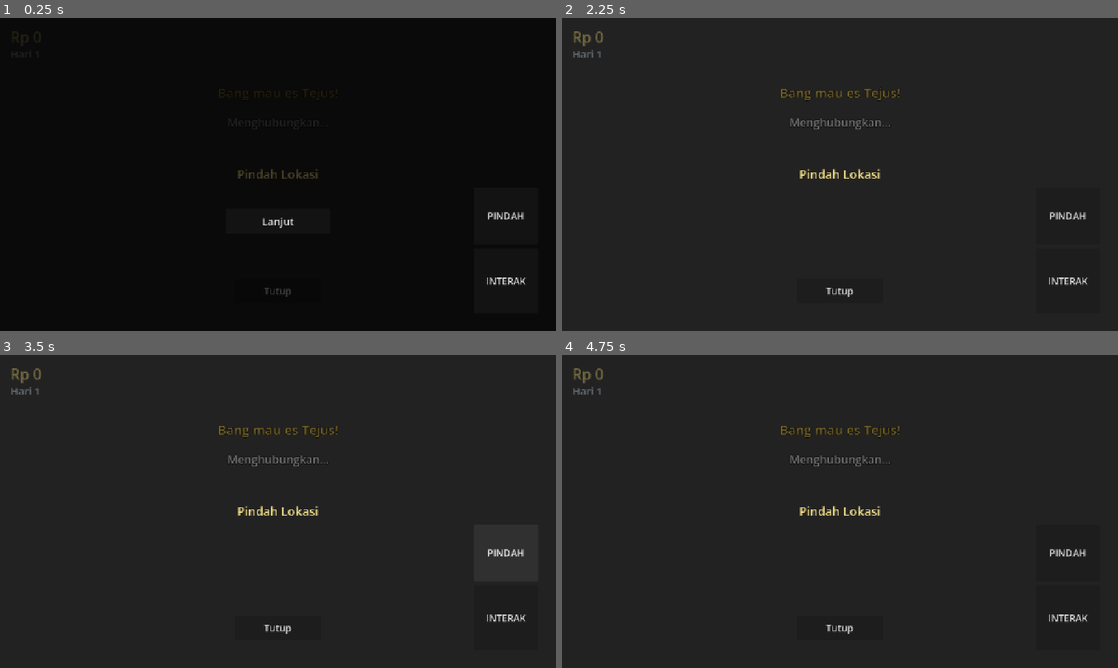
Above: before the commit, frames 1-4 (two rows, left to right).
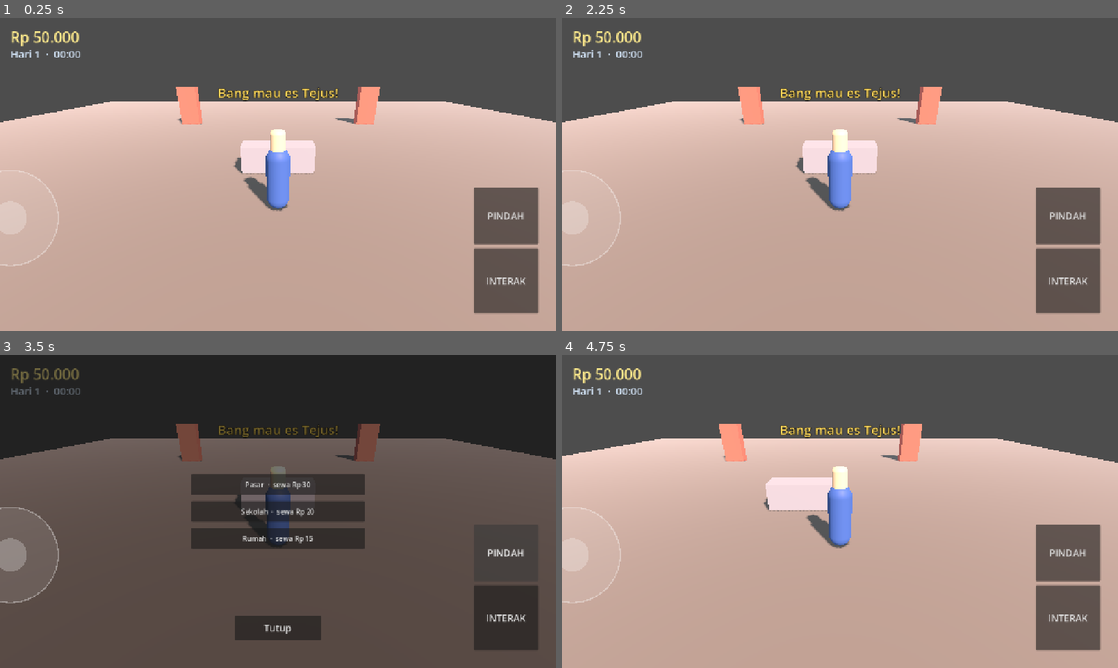
Above: after the commit, the same moments.

Repository: ieu-iz/Es-Cekek
Game: Godot game, scene res://src/Main.tscn
Two runs of this game, one before a commit and one after it. Both use one fixed random seed, a clock stepped at 60 frames per second and the inputs below.
Inputs (mouse positions are in pixels of both pictures, inside the frame that each line leads up to):
- Up to frame 1 (0.25 s): no input
- Up to frame 2 (2.25 s): click (840, 290) at 0.5 s, where only the run before the commit has a clickable "Tutup"; click "INTERAK" at 1.25 s; click (840, 221) at 2 s, where only the run before the commit has a clickable "Lanjut"
- Up to frame 3 (3.5 s): click "PINDAH" at 2.75 s
- Up to frame 4 (4.75 s): click (840, 483) at 3.5 s, where only the run after the commit has a clickable "Pasar · sewa Rp 30"; tap Enter (ui_accept) at 4.25, 4.52 s; move the mouse to (962, 495) at 4.27 s; hold D (move_right, bound only after the commit) from 4.28 s (still down); tap G (add_ice, bound only after the commit) at 4.35 s; click (962, 495) at 4.42 s; tap H (add_straw, bound only after the commit) at 4.55 s

The runs differ from the first frame. In frame 1, 100% of the frame differs, in the area x 0-100%, y 0-100%; in frame 2, 100%; in frame 3, 62%; in frame 4, 100%.
Error before the commit: Parse Error: Expected parameter name. (res://src/autoload/InputSetup.gd:41)

Commit message:
fix: repair autoload wiring, script syntax and scene parsing (vertical slice Tasks 1-4)

Diff:
--- a/project.godot
+++ b/project.godot
@@ -13,12 +13,24 @@
 
 [autoload]
 
-InputSetup = "res://src/autoload/InputSetup.gd"
-Inventory = "res://src/autoload/Inventory.gd"
-LocationManager = "res://src/autoload/LocationManager.gd"
-Economy = "res://src/autoload/Economy.gd"
-TimeOfDay = "res://src/autoload/TimeOfDay.gd"
-UILayer = "res://src/autoload/UILayer.gd"
+; The leading "*" marks the autoload as a GLOBAL IDENTIFIER (singleton), which is
+; what lets other scripts call e.g. `UILayer.show_loading(...)` directly.
+; Without the "*" the node is added to the tree but the name is not in scope.
+;
+; Order matters: Godot registers autoloads in this order, and a script may only
+; reference an autoload registered BEFORE it.
+;   InputSetup      -> no deps
+;   Inventory       -> no deps
+;   TimeOfDay       -> no deps
+;   UILayer         -> no deps
+;   LocationManager -> UILayer
+;   Economy         -> LocationManager, Inventory, UILayer
+InputSetup = "*res://src/autoload/InputSetup.gd"
+Inventory = "*res://src/autoload/Inventory.gd"
+TimeOfDay = "*res://src/autoload/TimeOfDay.gd"
+UILayer = "*res://src/autoload/UILayer.gd"
+LocationManager = "*res://src/autoload/LocationManager.gd"
+Economy = "*res://src/autoload/Economy.gd"
 
 [display]
 
--- a/src/Main.tscn
+++ b/src/Main.tscn
@@ -24,7 +24,7 @@
 script = ExtResource("1_main")
 
 [node name="WorldRoot" type="Node3D" parent="."]
-# LocationManager swaps Location scenes in and out of here.
+; LocationManager swaps Location scenes in and out of here.
 
 [node name="Player" parent="." instance=ExtResource("2_player")]
 transform = Transform3D(1, 0, 0, 0, 1, 0, 0, 0, 1, 0, 0.8, 4)
@@ -32,7 +32,7 @@
 [node name="WorldEnvironment" type="WorldEnvironment" parent="."]
 environment = SubResource("Env_main")
 
-[node name="Sun" type="DirectionalLight3D" parent="."]
+[node name="Sun" type="DirectionalLight3D" parent="." groups=["sun"]]
 transform = Transform3D(0.866025, -0.353553, 0.353553, 0, 0.707107, 0.707107, -0.5, -0.612372, 0.612372, 0, 8, 0)
 light_energy = 1.0
 shadow_enabled = true
--- a/src/autoload/InputSetup.gd
+++ b/src/autoload/InputSetup.gd
@@ -20,25 +20,25 @@
 
 
 func _build() -> void:
-	_bind("move_forward", Key.W, Key.UP)
-	_bind("move_back", Key.S, Key.DOWN)
-	_bind("move_left", Key.A, Key.LEFT)
-	_bind("move_right", Key.D, Key.RIGHT)
-	_bind("interact", Key.E, Key.F)
-	_bind("travel", Key.TAB)
-	_bind("ui_accept", Key.ENTER, Key.KP_ENTER)
+	_bind("move_forward", Key.KEY_W, Key.KEY_UP)
+	_bind("move_back", Key.KEY_S, Key.KEY_DOWN)
+	_bind("move_left", Key.KEY_A, Key.KEY_LEFT)
+	_bind("move_right", Key.KEY_D, Key.KEY_RIGHT)
+	_bind("interact", Key.KEY_E, Key.KEY_F)
+	_bind("travel", Key.KEY_TAB)
+	_bind("ui_accept", Key.KEY_ENTER, Key.KEY_KP_ENTER)
 
 	# Prep pipeline: pour -> water -> stir -> ice -> straw -> serve
-	_bind("pour", Key.Q)
-	_bind("add_water", Key.R)
-	_bind("stir", Key.T)
-	_bind("add_ice", Key.G)
-	_bind("add_straw", Key.H)
-	_bind("serve", Key.F, Key.SPACE)
-	_bind("run", Key.SHIFT)
+	_bind("pour", Key.KEY_Q)
+	_bind("add_water", Key.KEY_R)
+	_bind("stir", Key.KEY_T)
+	_bind("add_ice", Key.KEY_G)
+	_bind("add_straw", Key.KEY_H)
+	_bind("serve", Key.KEY_F, Key.KEY_SPACE)
+	_bind("run", Key.KEY_SHIFT)
 
 
-func _bind(action: String, *keys: int) -> void:
+func _bind(action: String, ...keys) -> void:
 	if not InputMap.has_action(action):
 		InputMap.add_action(action)
 	for k in keys:
--- a/src/autoload/Inventory.gd
+++ b/src/autoload/Inventory.gd
@@ -8,10 +8,14 @@
 signal money_changed(new_money: float)
 signal tools_changed
 
-var money: float = 0.0:
+var _money: float = 0.0
+
+var money: float:
+	get:
+		return _money
 	set(v):
-		money = v
-		money_changed.emit(money)
+		_money = maxf(0.0, v)
+		money_changed.emit(_money)
 
 var sachet_stock: Dictionary = {}  # StringName -> int
 var ice_stock: int = 0
@@ -28,24 +32,22 @@
 
 
 func can_afford(price: float) -> bool:
-	return money >= price
+	return _money >= price
 
 
 func deduct(price: float) -> bool:
-	if money < price:
+	if _money < price:
 		return false
-	money -= price
+	money = _money - price
 	return true
 
 
 func add_money(amount: float) -> void:
-	money += amount
-	money_changed.emit(money)
+	money = _money + amount
 
 
 func remove_money(amount: float) -> void:
-	money = maxf(0.0, money - amount)
-	money_changed.emit(money)
+	money = maxf(0.0, _money - amount)
 
 
 func add_sachets(brand_id: StringName, count: int) -> void:
--- a/src/autoload/LocationManager.gd
+++ b/src/autoload/LocationManager.gd
@@ -79,9 +79,13 @@
 
 	# Ensure Player is positioned at the stand spawn point.
 	if root.has_method("stand_spawn_position"):
-		var player = get_tree().get_nodes_in_group("player").front()
-		if player != null and player is Node3D:
-			player.global_transform.origin = root.stand_spawn_position()
+		var players := get_tree().get_nodes_in_group("player")
+		if players.is_empty():
+			push_warning("LocationManager: tidak ada node dalam grup 'player'.")
+		else:
+			var player := players[0] as Node3D
+			if player != null:
+				player.global_transform.origin = root.stand_spawn_position()
 
 	UILayer.show_loading(false)
 	location_changed.emit(def)
--- a/src/autoload/TimeOfDay.gd
+++ b/src/autoload/TimeOfDay.gd
@@ -49,9 +49,9 @@
 
 
 func _end_current_day() -> void:
-_running = false
-day_ended.emit(current_day)
-# current_day is incremented by Economy.end_day() to keep a single source of truth.
+	_running = false
+	day_ended.emit(current_day)
+	# current_day is incremented by Economy.end_day() to keep a single source of truth.
 
 
 func end_day_manual() -> void:
--- a/src/entities/Location.gd
+++ b/src/entities/Location.gd
@@ -40,7 +40,8 @@
 		mat.roughness = 0.95
 		ground.material_override = mat
 
-	# The world sky is owned by Main.tscn; tint the sun/ambient per location.
+	# The world sky + sun are owned by Main.tscn (persistent across loads).
+	# Tint the sun per location so the three maps read differently.
 	var sun := get_tree().get_first_node_in_group("sun") as DirectionalLight3D
 	if sun != null:
 		sun.light_color = accent.lerp(Color(1, 1, 1), 0.6)
--- a/src/entities/Player.gd
+++ b/src/entities/Player.gd
@@ -43,7 +43,7 @@
 		input_dir = Vector2.ZERO
 
 	var target_speed := WALK_SPEED
-	if Input.is_action_pressed("run") if InputMap.has_action("run") else false:
+	if InputMap.has_action("run") and Input.is_action_pressed("run"):
 		target_speed = RUN_SPEED
 
 	var wish := Vector3(input_dir.x, 0.0, -input_dir.y) * target_speed
--- a/src/ui/VirtualJoystick.gd
+++ b/src/ui/VirtualJoystick.gd
@@ -88,7 +88,20 @@
 
 
 func _publish() -> void:
-	UILayer.move_vector = _value
+	# Publish via the parent UILayer node instead of the UILayer autoload:
+	# the autoload instantiates this scene, so referencing it here is circular.
+	var ui := _find_ui_layer()
+	if ui != null:
+		ui.set("move_vector", _value)
+
+
+func _find_ui_layer() -> Node:
+	var node := get_parent()
+	while node != null:
+		if node.has_method("set_move_vector"):
+			return node
+		node = node.get_parent()
+	return null
 
 
 func _draw() -> void:
--- /dev/null
+++ b/tests/runtime_test.gd
@@ -0,0 +1,148 @@
+## runtime_test.gd
+# Headless runtime smoke test for the vertical slice (Tasks 1-4).
+#
+# Run with:
+#   godot --headless --path . --script res://tests/runtime_test.gd
+#
+# It boots the real Main scene (autoloads included), then asserts that:
+#   1. The Player node exists and is in the "player" group.
+#   2. The first location (Pasar) is loaded and is a Location scene.
+#   3. The player is teleported to the stand spawn point.
+#   4. Traveling to Sekolah and Rumah swaps the location scene.
+#   5. The HUD reflects money / day.
+#   6. A full day cycle fires (day_ended -> Economy.end_day -> recap).
+#
+# Exits with code 0 when everything passes, 1 otherwise.
+
+extends SceneTree
+
+const MAIN_SCENE := "res://src/Main.tscn"
+
+var _failures: int = 0
+var _checks: int = 0
+
+
+func _check(label: String, condition: bool, detail: String = "") -> void:
+	_checks += 1
+	if condition:
+		print("  [OK]   %s" % label)
+	else:
+		_failures += 1
+		print("  [FAIL] %s %s" % [label, detail])
+
+
+func _initialize() -> void:
+	# Run the whole thing on the next idle frame so the scene tree is live.
+	call_deferred("_run")
+
+
+func _run() -> void:
+	print("=== Es Cekek runtime smoke test ===")
+
+	# --- Boot the real game scene -------------------------------------
+	var packed := load(MAIN_SCENE) as PackedScene
+	if packed == null:
+		_fail("Gagal memuat %s" % MAIN_SCENE)
+		_finish()
+		return
+	var main := packed.instantiate() as Node3D
+	root.add_child(main)
+	await process_frame
+	await process_frame
+
+	# --- 1. Player ----------------------------------------------------
+	var players := get_nodes_in_group("player")
+	_check("Player ada di grup 'player'", players.size() == 1, "(dapat %d)" % players.size())
+	var player := players[0] as Node3D if players.size() > 0 else null
+	_check("Player adalah CharacterBody3D", player is CharacterBody3D)
+
+	# --- 2. First location loaded -------------------------------------
+	var loc_mgr := root.get_node_or_null("LocationManager")
+	_check("Autoload LocationManager ada", loc_mgr != null)
+	var current: LocationDef = null
+	if loc_mgr != null:
+		current = loc_mgr.get("current_location") as LocationDef
+	_check("Lokasi aktif = Pasar", current != null and current.id == &"pasar",
+		"(dapat %s)" % (current.id if current != null else "null"))
+	_check("Node lokasi ter-mount di WorldRoot", loc_mgr != null and loc_mgr.get("current_root") != null)
+
+	# --- 3. Player positioned at the stand ----------------------------
+	var stand_pos := Vector3.ZERO
+	var loc_root: Node3D = null
+	if loc_mgr != null:
+		loc_root = loc_mgr.get("current_root") as Node3D
+	if loc_root != null and loc_root.has_method("stand_spawn_position"):
+		stand_pos = loc_root.stand_spawn_position()
+		if player != null:
+			_check("Player berada di stand spawn",
+				player.global_position.distance_to(stand_pos) < 0.5,
+				"(jarak %.2f)" % player.global_position.distance_to(stand_pos))
+
+	# --- 4. Travel between locations ----------------------------------
+	for target in [&"sekolah", &"rumah"]:
+		loc_mgr.travel_to(target)
+		await process_frame
+		await process_frame
+		var now: LocationDef = loc_mgr.get("current_location") as LocationDef
+		_check("Travel ke %s berhasil" % target, now != null and now.id == target,
+			"(dapat %s)" % (now.id if now != null else "null"))
+		var mounted: Node3D = loc_mgr.get("current_root") as Node3D
+		_check("Scene %s ter-mount" % target, mounted != null)
+
+	# --- 5. Inventory / HUD -------------------------------------------
+	var inv := root.get_node_or_null("Inventory")
+	_check("Autoload Inventory ada", inv != null)
+	if inv != null:
+		_check("Saldo awal > 0", inv.get("money") > 0.0, "(uang %.0f)" % inv.get("money"))
+		_check("Stok sachet terisi", not (inv.get("sachet_stock") as Dictionary).is_empty())
+		_check("Es terisi", inv.get("ice_stock") > 0)
+		_check("Startup tools terpasang", (inv.get("owned_tools") as Array).size() == 4,
+			"(dapat %d)" % (inv.get("owned_tools") as Array).size())
+
+	var ui := root.get_node_or_null("UILayer")
+	_check("Autoload UILayer ada", ui != null)
+	if ui != null:
+		_check("UILayer memuat scene UI", ui.get("_ui_root") != null)
+
+	# --- 6. Input map --------------------------------------------------
+	_check("Aksi 'move_forward' terdaftar", InputMap.has_action("move_forward"))
+	_check("Aksi 'interact' terdaftar", InputMap.has_action("interact"))
+	_check("Aksi 'travel' terdaftar", InputMap.has_action("travel"))
+	_check("Aksi 'run' terdaftar", InputMap.has_action("run"))
+
+	# --- 7. Player movement reacts to input ----------------------------
+	if player != null:
+		var before: Vector3 = player.global_position
+		# Simulate a walk by injecting a movement direction for a few frames.
+		player.set_physics_process(true)
+		for i in range(30):
+			Input.action_press("move_forward")
+			await physics_frame
+		Input.action_release("move_forward")
+		var after: Vector3 = player.global_position
+		_check("Player bergerak saat input diberikan",
+			before.distance_to(after) > 0.05,
+			"(perpindahan %.3f)" % before.distance_to(after))
+
+	# --- 8. Day cycle --------------------------------------------------
+	var tod := root.get_node_or_null("TimeOfDay")
+	_check("Autoload TimeOfDay ada", tod != null)
+	if tod != null:
+		tod.end_day_manual()
+		await process_frame
+		await process_frame
+		var econ := root.get_node_or_null("Economy")
+		_check("Hari bertambah setelah day end", econ != null and econ.get("current_day") == 2,
+			"(hari %s)" % (econ.get("current_day") if econ != null else "?"))
+
+	_finish()
+
+
+func _fail(msg: String) -> void:
+	_failures += 1
+	print("  [FAIL] %s" % msg)
+
+
+func _finish() -> void:
+	print("=== Selesai: %d/%d cek lolos, %d gagal ===" % [_checks - _failures, _checks, _failures])
+	quit(0 if _failures == 0 else 1)
Not shown, added: src/Main.gd.uid
Not shown, added: src/autoload/Economy.gd.uid
Not shown, added: src/autoload/InputSetup.gd.uid
Not shown, added: src/autoload/Inventory.gd.uid
Not shown, added: src/autoload/LocationManager.gd.uid
Not shown, added: src/autoload/TimeOfDay.gd.uid
Not shown, added: src/autoload/UILayer.gd.uid
Not shown, added: src/entities/Location.gd.uid
Not shown, added: src/entities/Player.gd.uid
Not shown, added: src/resources/Bag.gd.uid
Not shown, added: src/resources/LocationDef.gd.uid
Not shown, added: src/resources/SachetBrand.gd.uid
(and 3 more such lines)
